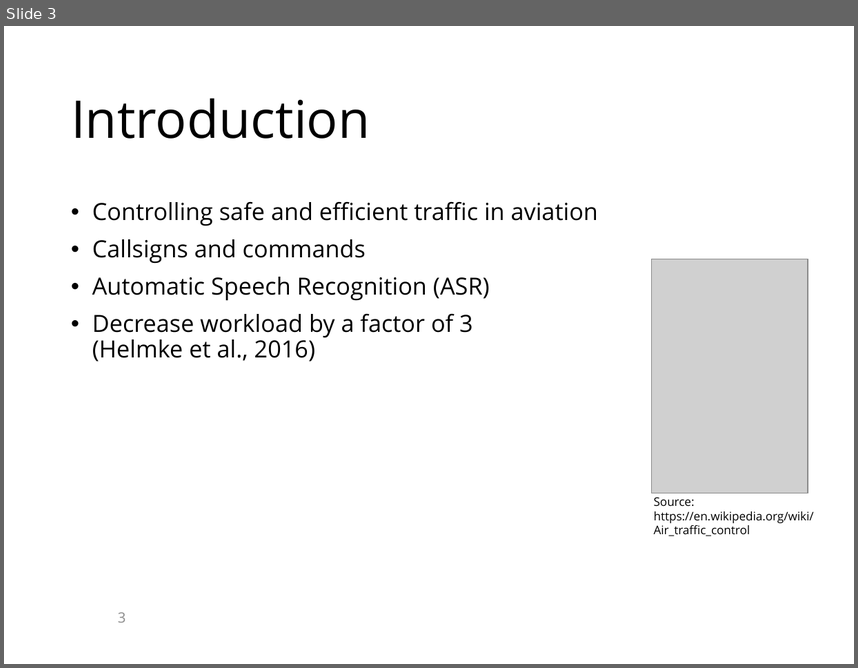
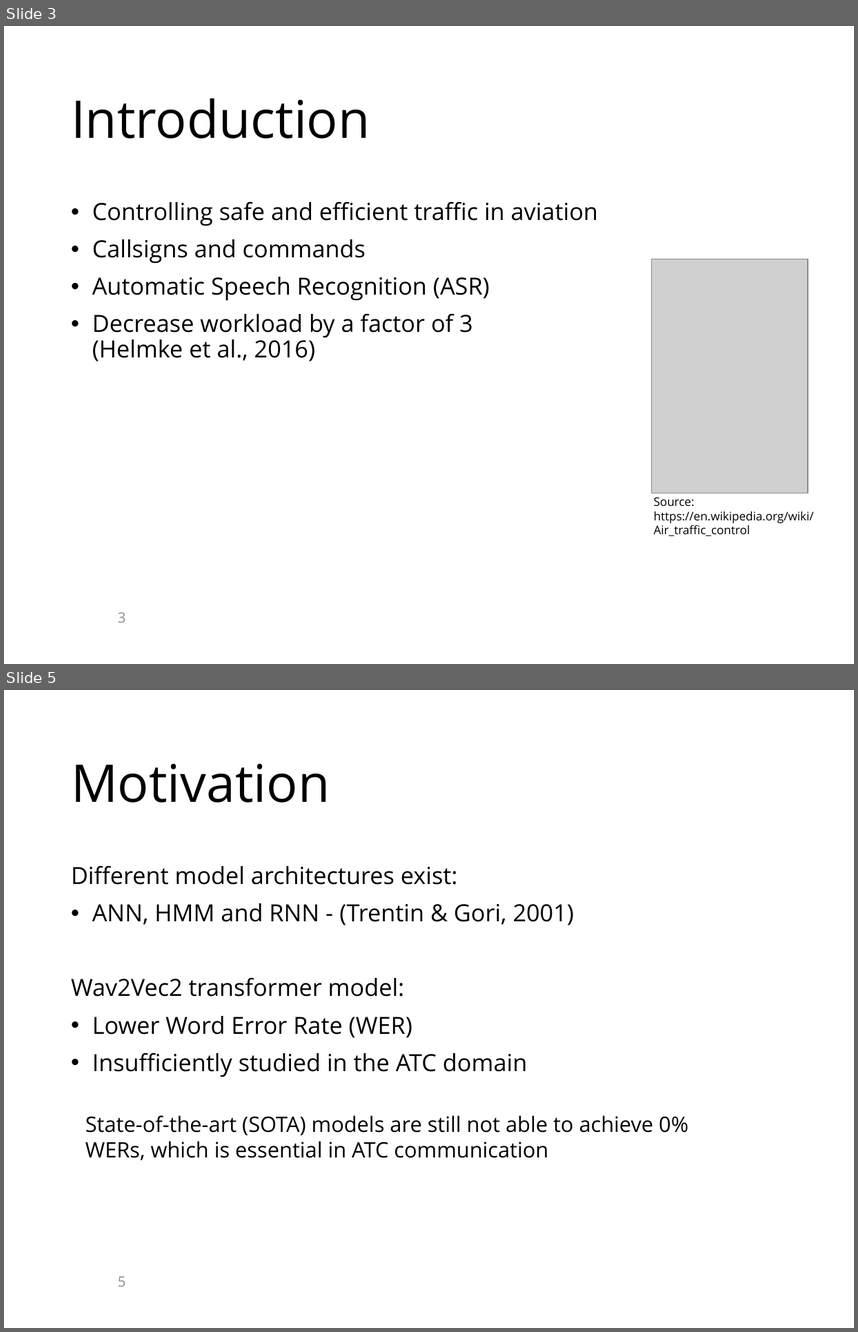
Before and after one commit to KaranChand/ATC, a slide deck: PowerPoint_presentation_template.pptx. Shown one above the other, each under a label of ours: slide 3 before the commit, slides 3 and 5 after it; the slides between them are not shown. The pictures are 858x668 and 858x1332 pixels, drawn with LibreOffice and Linux fonts; fonts in the diff are those of the drawing; grey boxes stand for pictures; background and template pictures are left out. Boxes give left, top, right and bottom in pixels: in the first picture for what was removed or moved away, otherwise in the second. Text is boxed around its words. In the diff, an @@ line names an element or a change of style, - is before the commit and + after.

```diff
--- a/PowerPoint_presentation_template.pptx
+++ b/PowerPoint_presentation_template.pptx
@@ slide 5 added at [4, 690, 854, 1328], background picture (left out) @@
@@ title added at [71, 763, 330, 802], 44 pt, text #000000 @@
+Motivation
@@ text added at [71, 865, 574, 1077], 20 pt, text #000000 @@
+Different model architectures exist:
+• ANN, HMM and RNN - (Trentin & Gori, 2001)
+Wav2Vec2 transformer model:
+• Lower Word Error Rate (WER)
+• Insufficiently studied in the ATC domain
@@ text added at [85, 1115, 688, 1160], 18 pt, text #000000 @@
+State-of-the-art (SOTA) models are still not able to achieve 0% WERs, which is essential in ATC communication
@@ page number added at [118, 1276, 126, 1286], 12 pt, text #8C8C8C @@
+5
```
Also in this commit, not shown: 2 slides changed, 9 other slides added.
